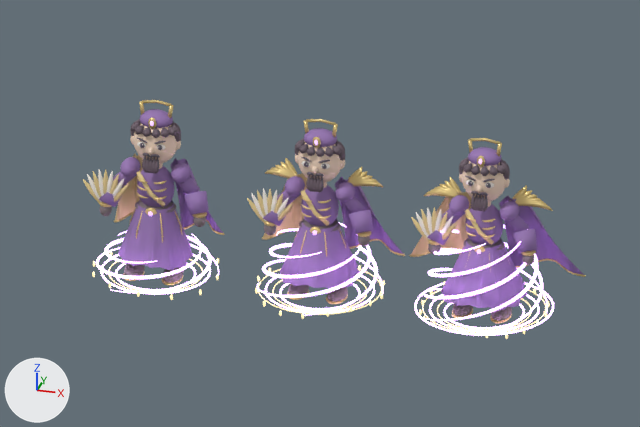
One commit to the Blender file assets/36.blend: the scene before it, then after it.
One viewpoint serves both versions: the file's camera 'Overview'. The axes (+X, +Y, +Z) are drawn at lower left. The lights are the same throughout. The older version comes first.

Objects in the first picture: '36_T1_Spell_Geometry', '36_T1_Violet Chancellor_Mesh', '36_T2_Spell_Geometry', '36_T2_Violet Chancellor_Mesh', '36_T3_Spell_Geometry', '36_T3_Violet Chancellor_Mesh'.
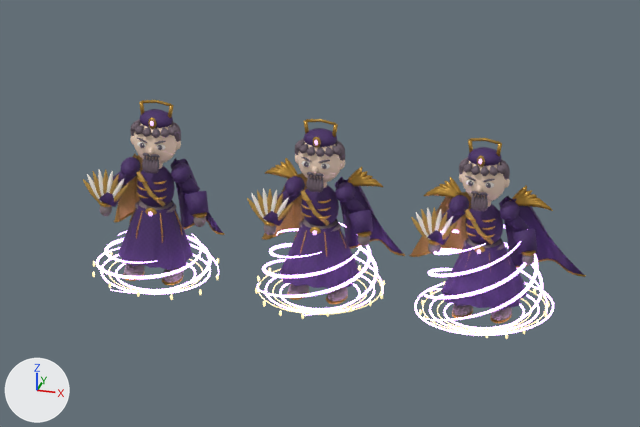
Where the change shows, as pixel boxes [x1, y1, x2, y2] in the pictures (640 x 427 px):
'36_T3_Violet Chancellor_Mesh', surface changed (darker)
    both: [409, 138, 586, 323]
'36_T2_Violet Chancellor_Mesh', surface changed (darker)
    both: [247, 119, 405, 304]
'36_T1_Violet Chancellor_Mesh', surface changed (darker)
    both: [83, 100, 224, 285]

Edits to the bpy script that builds the scene:
```text
Change mat_silk_4d2d70:
    where n0 = _N.new('ShaderNodeBsdfPrincipled'); n0.name = 'Principled BSDF'
    remove n0.inputs[0].default_value = (0.302, 0.176, 0.439, 1.0)  # 'Base Color', purple #9574b1
    add n2 = _N.new('ShaderNodeTexImage'); n2.name = 'Image Texture'
    add n2.image = img_weave_4d2d70
    add n3 = _N.new('ShaderNodeTexImage'); n3.name = 'Image Texture.001'
    add n3.image = img_surface_normal_true
    add n4 = _N.new('ShaderNodeNormalMap'); n4.name = 'Normal Map'
    add n4.inputs[0].default_value = 0.28  # 'Strength'
    add _L.new(n2.outputs[0], n0.inputs[0])  # 'Color' to 'Base Color'
    add _L.new(n3.outputs[0], n4.inputs[1])  # 'Color' to 'Color'
    add _L.new(n4.outputs[0], n0.inputs[5])  # 'Normal' to 'Normal'
Change mat_accent_c99e49:
    where n0 = _N.new('ShaderNodeBsdfPrincipled'); n0.name = 'Principled BSDF'
    remove n0.inputs[0].default_value = (0.788, 0.62, 0.286, 1.0)  # 'Base Color', yellow #e6ce92
    add n2 = _N.new('ShaderNodeTexImage'); n2.name = 'Image Texture'
    add n2.image = img_weave_c99e49
    add n3 = _N.new('ShaderNodeTexImage'); n3.name = 'Image Texture.001'
    add n3.image = img_surface_normal_true
    add n4 = _N.new('ShaderNodeNormalMap'); n4.name = 'Normal Map'
    add n4.inputs[0].default_value = 0.28  # 'Strength'
    add _L.new(n2.outputs[0], n0.inputs[0])  # 'Color' to 'Base Color'
    add _L.new(n3.outputs[0], n4.inputs[1])  # 'Color' to 'Color'
    add _L.new(n4.outputs[0], n0.inputs[5])  # 'Normal' to 'Normal'
Change mat_silk_4d2d70_001:
    where n0 = _N.new('ShaderNodeBsdfPrincipled'); n0.name = 'Principled BSDF'
    remove n0.inputs[0].default_value = (0.302, 0.176, 0.439, 1.0)  # 'Base Color', purple #9574b1
    add n2 = _N.new('ShaderNodeTexImage'); n2.name = 'Image Texture'
    add n2.image = img_weave_4d2d70
    add n3 = _N.new('ShaderNodeTexImage'); n3.name = 'Image Texture.001'
    add n3.image = img_surface_normal_true
    add n4 = _N.new('ShaderNodeNormalMap'); n4.name = 'Normal Map'
    add n4.inputs[0].default_value = 0.28  # 'Strength'
    add _L.new(n2.outputs[0], n0.inputs[0])  # 'Color' to 'Base Color'
    add _L.new(n3.outputs[0], n4.inputs[1])  # 'Color' to 'Color'
    add _L.new(n4.outputs[0], n0.inputs[5])  # 'Normal' to 'Normal'
Change mat_accent_c99e49_001:
    where n0 = _N.new('ShaderNodeBsdfPrincipled'); n0.name = 'Principled BSDF'
    remove n0.inputs[0].default_value = (0.788, 0.62, 0.286, 1.0)  # 'Base Color', yellow #e6ce92
    add n2 = _N.new('ShaderNodeTexImage'); n2.name = 'Image Texture'
    add n2.image = img_weave_c99e49
    add n3 = _N.new('ShaderNodeTexImage'); n3.name = 'Image Texture.001'
    add n3.image = img_surface_normal_true
    add n4 = _N.new('ShaderNodeNormalMap'); n4.name = 'Normal Map'
    add n4.inputs[0].default_value = 0.28  # 'Strength'
    add _L.new(n2.outputs[0], n0.inputs[0])  # 'Color' to 'Base Color'
    add _L.new(n3.outputs[0], n4.inputs[1])  # 'Color' to 'Color'
    add _L.new(n4.outputs[0], n0.inputs[5])  # 'Normal' to 'Normal'
Change mat_antique_gold_001:
    where n0 = _N.new('ShaderNodeBsdfPrincipled'); n0.name = 'Principled BSDF'
    remove n0.inputs[0].default_value = (0.788, 0.604, 0.247, 1.0)  # 'Base Color', yellow #e6cc88
    add n2 = _N.new('ShaderNodeTexImage'); n2.name = 'Image Texture'
    add n2.image = img_engraved_c99a3f
    add n3 = _N.new('ShaderNodeTexImage'); n3.name = 'Image Texture.001'
    add n3.image = img_surface_normal_false
    add n4 = _N.new('ShaderNodeNormalMap'); n4.name = 'Normal Map'
    add n4.inputs[0].default_value = 0.45  # 'Strength'
    add _L.new(n2.outputs[0], n0.inputs[0])  # 'Color' to 'Base Color'
    add _L.new(n3.outputs[0], n4.inputs[1])  # 'Color' to 'Color'
    add _L.new(n4.outputs[0], n0.inputs[5])  # 'Normal' to 'Normal'
Change mat_silk_4d2d70_002:
    where n0 = _N.new('ShaderNodeBsdfPrincipled'); n0.name = 'Principled BSDF'
    remove n0.inputs[0].default_value = (0.302, 0.176, 0.439, 1.0)  # 'Base Color', purple #9574b1
    add n2 = _N.new('ShaderNodeTexImage'); n2.name = 'Image Texture'
    add n2.image = img_weave_4d2d70
    add n3 = _N.new('ShaderNodeTexImage'); n3.name = 'Image Texture.001'
    add n3.image = img_surface_normal_true
    add n4 = _N.new('ShaderNodeNormalMap'); n4.name = 'Normal Map'
    add n4.inputs[0].default_value = 0.28  # 'Strength'
    add _L.new(n2.outputs[0], n0.inputs[0])  # 'Color' to 'Base Color'
    add _L.new(n3.outputs[0], n4.inputs[1])  # 'Color' to 'Color'
    add _L.new(n4.outputs[0], n0.inputs[5])  # 'Normal' to 'Normal'
Change mat_accent_c99e49_002:
    where n0 = _N.new('ShaderNodeBsdfPrincipled'); n0.name = 'Principled BSDF'
    remove n0.inputs[0].default_value = (0.788, 0.62, 0.286, 1.0)  # 'Base Color', yellow #e6ce92
    add n2 = _N.new('ShaderNodeTexImage'); n2.name = 'Image Texture'
    add n2.image = img_weave_c99e49
    add n3 = _N.new('ShaderNodeTexImage'); n3.name = 'Image Texture.001'
    add n3.image = img_surface_normal_true
    add n4 = _N.new('ShaderNodeNormalMap'); n4.name = 'Normal Map'
    add n4.inputs[0].default_value = 0.28  # 'Strength'
    add _L.new(n2.outputs[0], n0.inputs[0])  # 'Color' to 'Base Color'
    add _L.new(n3.outputs[0], n4.inputs[1])  # 'Color' to 'Color'
    add _L.new(n4.outputs[0], n0.inputs[5])  # 'Normal' to 'Normal'
Change mat_antique_gold_002:
    where n0 = _N.new('ShaderNodeBsdfPrincipled'); n0.name = 'Principled BSDF'
    remove n0.inputs[0].default_value = (0.788, 0.604, 0.247, 1.0)  # 'Base Color', yellow #e6cc88
    add n2 = _N.new('ShaderNodeTexImage'); n2.name = 'Image Texture'
    add n2.image = img_engraved_c99a3f
    add n3 = _N.new('ShaderNodeTexImage'); n3.name = 'Image Texture.001'
    add n3.image = img_surface_normal_false
    add n4 = _N.new('ShaderNodeNormalMap'); n4.name = 'Normal Map'
    add n4.inputs[0].default_value = 0.45  # 'Strength'
    add _L.new(n2.outputs[0], n0.inputs[0])  # 'Color' to 'Base Color'
    add _L.new(n3.outputs[0], n4.inputs[1])  # 'Color' to 'Color'
    add _L.new(n4.outputs[0], n0.inputs[5])  # 'Normal' to 'Normal'
```
